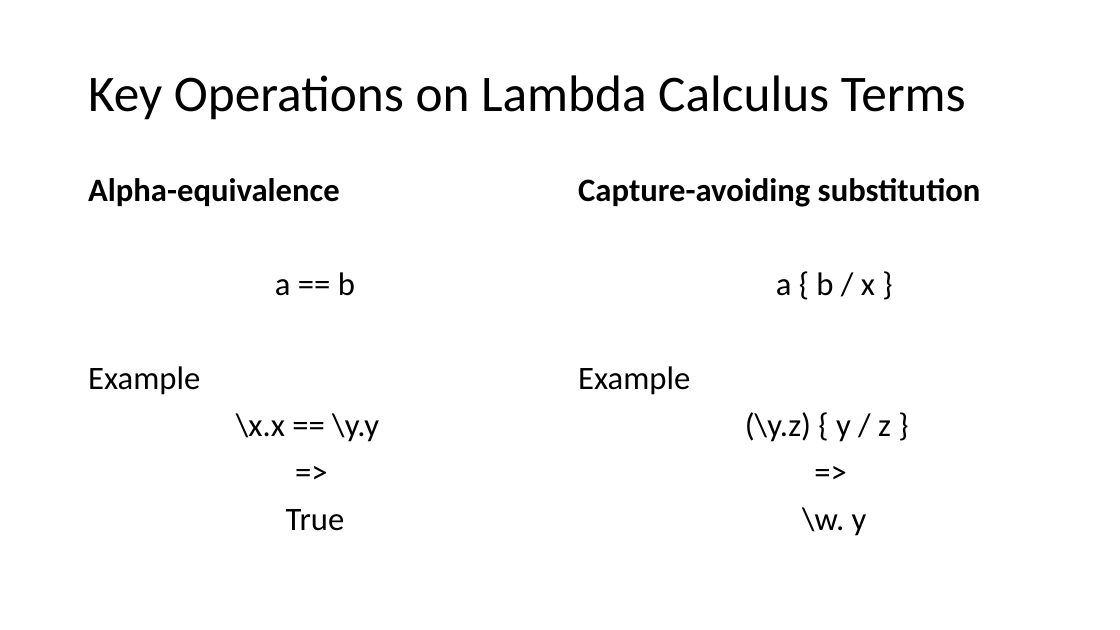
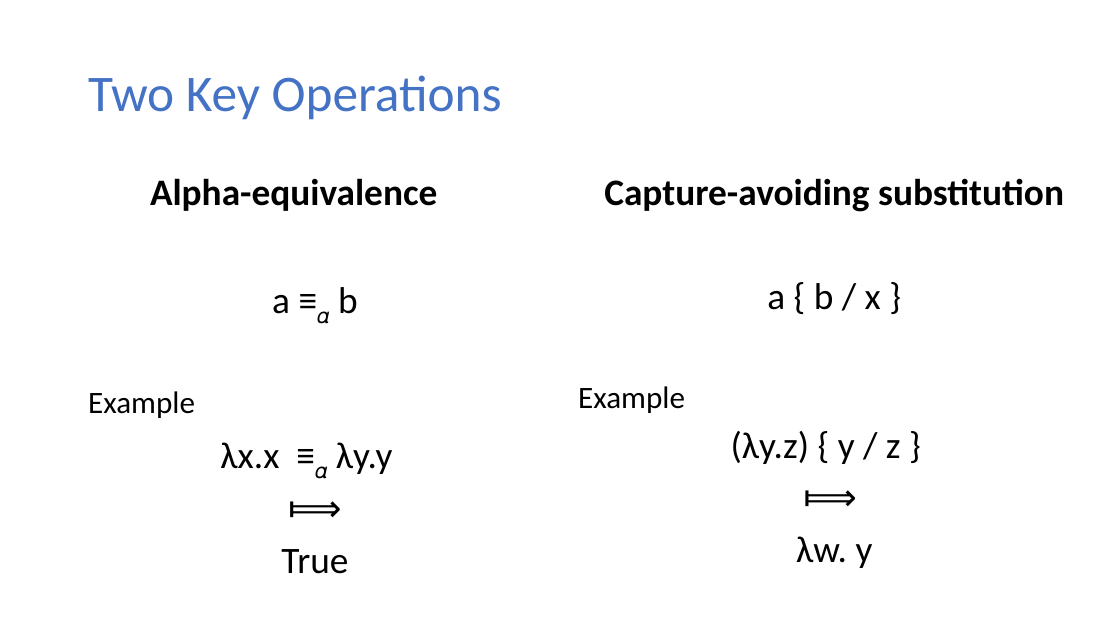
Before and after one commit to sweirich/lambda-n-ways, a slide deck: slide 3 of plclub-2021.pptx. Drawn at 1120x630 pixels with LibreOffice and Linux fonts; fonts in the diff are those of the drawing. Boxes give left, top, right and bottom in pixels: in the first picture for what was removed or moved away, otherwise in the second. Text is boxed around its words. In the diff, an @@ line names an element or a change of style, - is before the commit and + after.

```diff
--- a/plclub-2021.pptx
+++ b/plclub-2021.pptx
@@ title at (x1=88, y1=75, x2=502, y2=120): text changed; text colour #000000 to #4472C4 @@
-Key Operations on Lambda Calculus Terms
+Two Key Operations
@@ text at (x1=88, y1=178, x2=437, y2=574): size 21 to 24 pt in "Alpha-equivalence", "True"; size 21 to 20 pt in "Example"; alignment left to centre @@
@@ text at (x1=578, y1=178, x2=1064, y2=413): size 21 to 24 pt in "Capture-avoiding substitution", "a { b / x }"; size 21 to 20 pt in "Example"; alignment left to centre @@
@@ text at (x1=272, y1=287, x2=358, y2=324): text changed; size 21 to 24 pt @@
-a == b
+a ≡𝛼 b
@@ text at (x1=220, y1=442, x2=393, y2=479): text changed; size 21 to 24 pt @@
-\x.x == \y.y
-=>
+λx.x ≡𝛼 λy.y
+⟾
@@ text at (x1=731, y1=431, x2=901, y2=568): text changed; size 21 to 24 pt @@
-(\y.z) { y / z }
-=>
-\w. y
+(λy.z) { y / z }
+⟾
+λw. y
```
Also in this commit, not shown: 12 other slides changed, 1 slide added, 2 slides removed, 13 other files.
